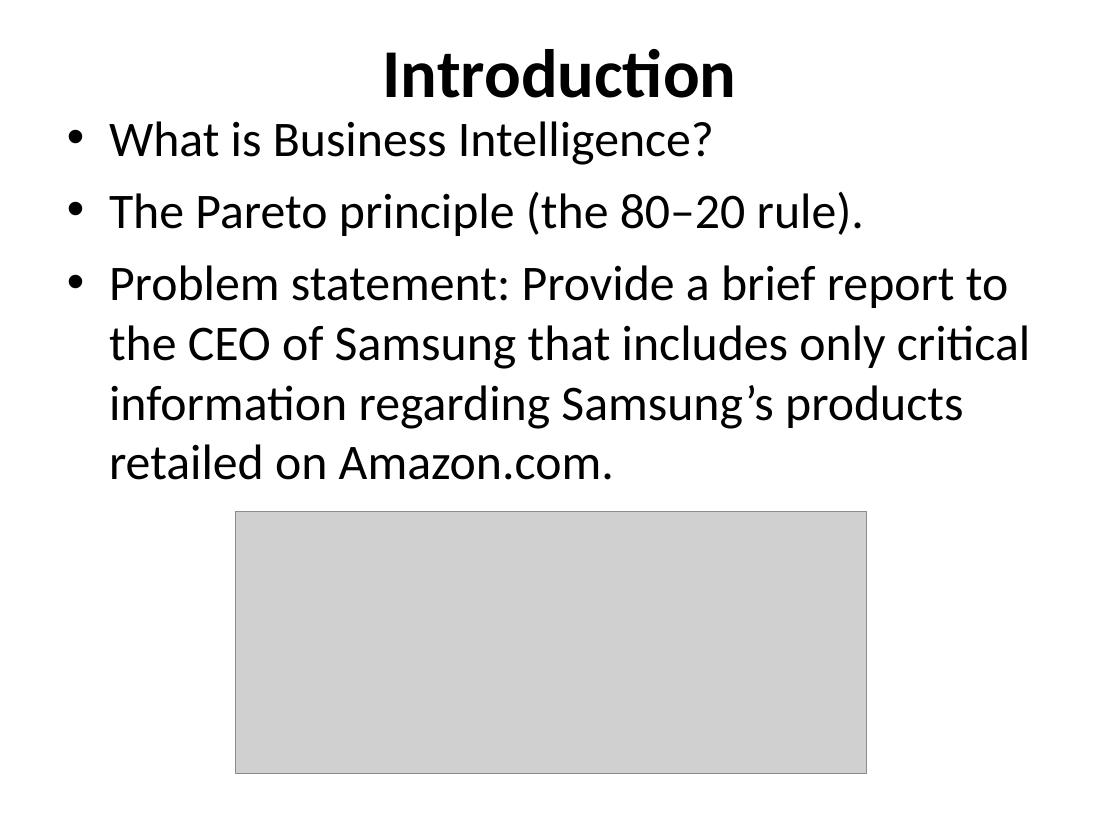
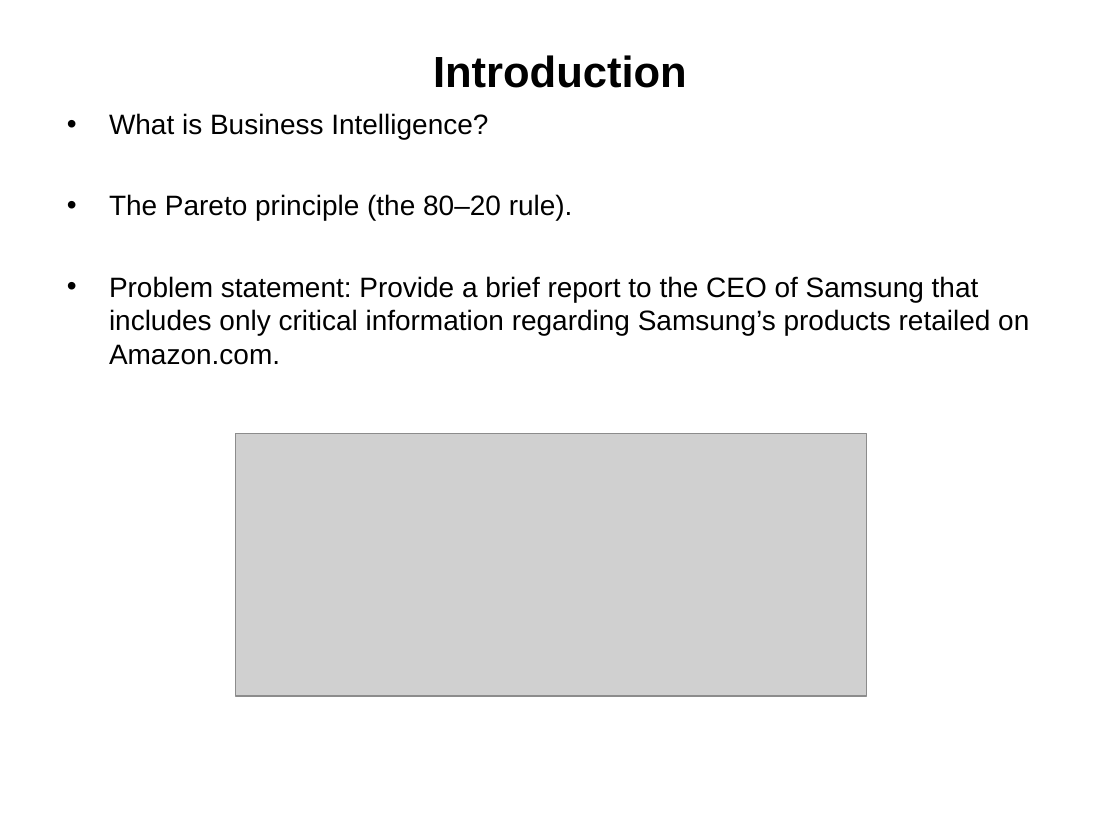
Before and after one commit to revanth83/kojak_git, a slide deck: slide 2 of Samsung_presentation_kojak.ppt. Drawn at 1120x840 pixels with LibreOffice and Linux fonts; fonts in the diff are those of the drawing; grey boxes stand for pictures. Boxes give left, top, right and bottom in pixels: in the first picture for what was removed or moved away, otherwise in the second. Text is boxed around its words. In the diff, an @@ line names an element or a change of style, - is before the commit and + after.

```diff
--- a/Samsung_presentation_kojak.ppt
+++ b/Samsung_presentation_kojak.ppt
@@ title "Introduction" at [433, 55, 687, 88]: size 44 to 28 pt, font Calibri to Arial @@
@@ text "What is Business Intelligence?" at [109, 113, 1029, 365]: size 32 to 18 pt, font Calibri to Arial; less space between paragraphs @@
@@ picture: place and size @@
-picture at [235, 511, 867, 774]
+picture at [235, 433, 867, 697]
```
Also in this commit, not shown: 4 other slides changed, 2 slides added, 1 slide removed.
